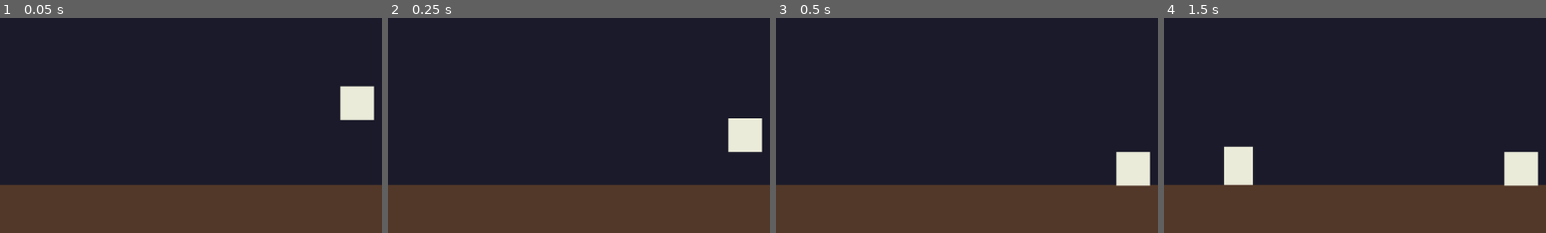
Above: before the commit, frames 1-4 (left to right).
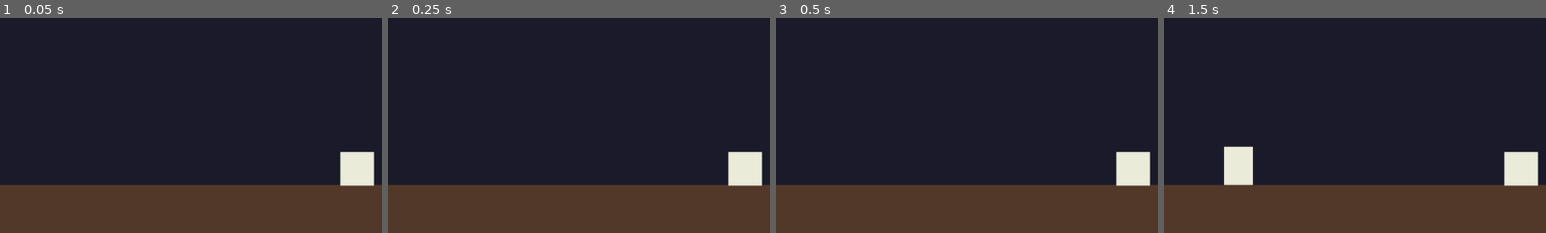
Above: after the commit, the same moments.

Repository: tucksravin/dont-lose-your-head
Game: Godot game, scene res://scenes/reunion/reunion.tscn
The game is run twice, just before and just after one commit, with the same random seed, the same clock (stepped at 60 frames per second) and the same inputs. This scene is started directly instead of the project's main scene.
Inputs:
- Up to frame 1 (0.05 s): no input
- Up to frame 2 (0.25 s): no input
- Up to frame 3 (0.5 s): no input
- Up to frame 4 (1.5 s): hold D (move_right) from 0.53 s (still down); tap E (interact) at 0.6, 1.35 s; tap Space (jump) at 0.77 s
The pictures show only the part of the screen within x 28-78%, y 50-100%; the shares and areas given below are measured in that part.

The runs differ from the first frame. In frame 1, 2.9% of the frame differs, in the area x 89-98%, y 31-79%; in frame 2, 2.8%; in frame 3, nothing differs; in frame 4, nothing differs.

Commit message:
head exists and has release mechanism

Diff:
--- /dev/null
+++ b/scenes/head/head.gd
@@ -0,0 +1,71 @@
+extends RigidBody2D
+## The head — scripted, not simulated (DESIGN.md §2.1).
+##
+## In a day scene the head opens **already at its stuck position** and does
+## nothing at all until the day's win conditions are satisfied and something
+## calls release() (TASKS.md T4). It then travels off screen and reports
+## left_scene, which is the day's cue to advance (TASKS.md T5).
+##
+## Why a frozen RigidBody2D instead of a plain Node2D: keeping the node type
+## means real rolling physics is one line away — stop freezing it — if the
+## scripted version ever feels lifeless. See the "Reversible" note in
+## DESIGN.md §2.1.
+##
+## freeze_mode KINEMATIC (rather than the default STATIC) is the mode meant for
+## "I move this body from code": it still reports collisions and can push other
+## bodies, where STATIC expects the body to never move at all.
+## Docs: https://docs.godotengine.org/en/stable/classes/class_rigidbody2d.html
+
+## Emitted the instant release() is called — the head has started leaving.
+signal released
+## Emitted once the head is fully off screen. The day listens for this to advance.
+signal left_scene
+
+## How fast the head travels once released (px/s).
+@export var exit_speed: float = 180.0
+## Which way the head leaves. Right by default; a day can point it anywhere.
+@export var exit_direction: Vector2 = Vector2.RIGHT
+## Pixels past the viewport edge before left_scene fires, so it is fully hidden.
+@export var exit_margin: float = 64.0
+
+var _leaving: bool = false
+
+
+func _ready() -> void:
+	# Scripted, not simulated: hold the body frozen for its whole life.
+	freeze_mode = RigidBody2D.FREEZE_MODE_KINEMATIC
+	freeze = true
+	# Nothing to do until release() — skip the per-frame callback entirely
+	# rather than running an early-return every physics tick.
+	set_physics_process(false)
+
+
+func _physics_process(delta: float) -> void:
+	global_position += exit_direction.normalized() * exit_speed * delta
+	if _is_off_screen():
+		set_physics_process(false)
+		left_scene.emit()
+
+
+## Let the head go. The day calls this once every WinCondition is satisfied.
+## Safe to call more than once — repeat calls are ignored.
+func release() -> void:
+	if _leaving:
+		return
+	_leaving = true
+	released.emit()
+	set_physics_process(true)
+
+
+## True once the head has cleared the visible rect by exit_margin.
+##
+## get_viewport_rect() is screen space, (0,0)→(640,360). Days use a fixed camera
+## centred on the screen (DESIGN.md §2.1 "Fixed camera per scene"), so world and
+## screen coordinates line up 1-to-1 and this comparison is valid. It would need
+## revisiting if a scene ever scrolled.
+func _is_off_screen() -> bool:
+	var view: Vector2 = get_viewport_rect().size
+	return (global_position.x > view.x + exit_margin
+			or global_position.x < -exit_margin
+			or global_position.y > view.y + exit_margin
+			or global_position.y < -exit_margin)
--- a/scenes/head/head.tscn
+++ b/scenes/head/head.tscn
@@ -1,9 +1,12 @@
-[gd_scene load_steps=2 format=3]
+[gd_scene load_steps=3 format=3]
+
+[ext_resource type="Script" path="res://scenes/head/head.gd" id="1_head_script"]
 
 [sub_resource type="RectangleShape2D" id="RectangleShape2D_head"]
 size = Vector2(28, 28)
 
 [node name="Head" type="RigidBody2D"]
+script = ExtResource("1_head_script")
 
 [node name="CollisionShape2D" type="CollisionShape2D" parent="."]
 shape = SubResource("RectangleShape2D_head")
--- a/scenes/reunion/reunion.gd
+++ b/scenes/reunion/reunion.gd
@@ -3,8 +3,8 @@
 ##
 ## Player walks the body (body.tscn, CharacterBody2D) toward the stationary
 ## head (head.tscn, RigidBody2D). body.gd drives player input automatically.
-## head.tscn settles on the floor via its own RigidBody2D physics — no manual
-## gravity needed here.
+## head.gd holds the head frozen in place, so it is placed directly on the floor
+## in the scene rather than dropped onto it — no gravity, no settling.
 ##
 ## When within interact_distance and the player presses "interact", a chained
 ## Tween snaps the body to the head, fades to black, then loads next_scene.
@@ -28,7 +28,7 @@
 ## Scene to load after the reunion. Swap for credits / ending when ready.
 @export var next_scene: String = "res://scenes/main.tscn"
 
-## head.tscn root is a RigidBody2D — physics settles it on the floor for free.
+## head.tscn root is a RigidBody2D, held frozen by head.gd — it never moves here.
 @onready var head_blob: RigidBody2D = $Head
 ## body.tscn root is a CharacterBody2D — body.gd drives player input.
 @onready var body_blob: CharacterBody2D = $Body
@@ -44,7 +44,7 @@
 
 
 ## Show/hide the prompt and handle the interact press.
-## body.gd and head.tscn's RigidBody2D handle movement on their own.
+## body.gd drives the body; the head is frozen and never moves in this scene.
 func _check_interact() -> void:
 	var dist: float = body_blob.global_position.distance_to(head_blob.global_position)
 	interact_prompt.visible = dist < interact_distance
@@ -57,9 +57,7 @@
 	phase = Phase.MERGING
 	interact_prompt.visible = false
 
-	# Freeze the head so physics doesn't shift it mid-animation.
-	# RigidBody2D.freeze = true halts all physics simulation on that body.
-	head_blob.freeze = true
+	# The head needs no freezing here — head.gd already holds it frozen for life.
 
 	# Disable body.gd so it stops reading input and calling move_and_slide().
 	# With process_mode DISABLED, the CharacterBody2D holds position, letting
--- a/scenes/reunion/reunion.tscn
+++ b/scenes/reunion/reunion.tscn
@@ -36,7 +36,7 @@
 color = Color(0.32, 0.22, 0.16, 1)
 
 [node name="Head" parent="." instance=ExtResource("3_head")]
-position = Vector2(480, 250)
+position = Vector2(480, 306)
 
 [node name="Body" parent="." instance=ExtResource("2_body")]
 position = Vector2(100, 320)
Not shown, added: scenes/head/head.gd.uid
Not shown, changed: docs/DESIGN.md
Not shown, changed: docs/TASKS.md
Not shown, added: journals/smahr.md
